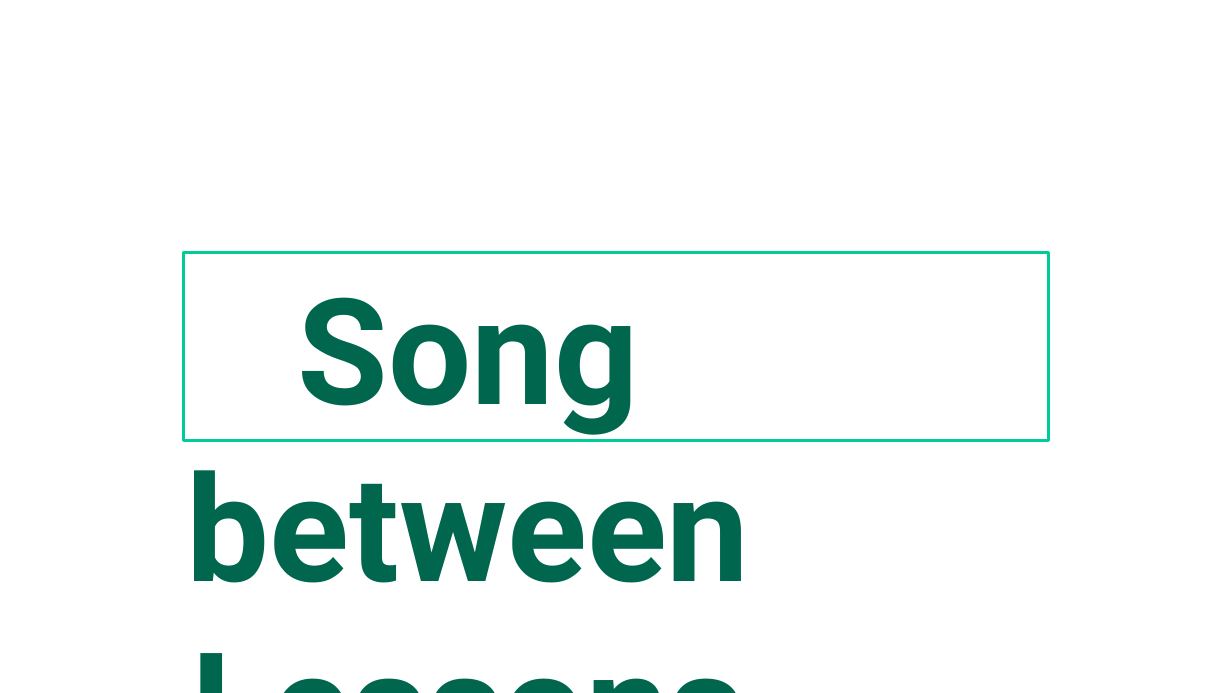
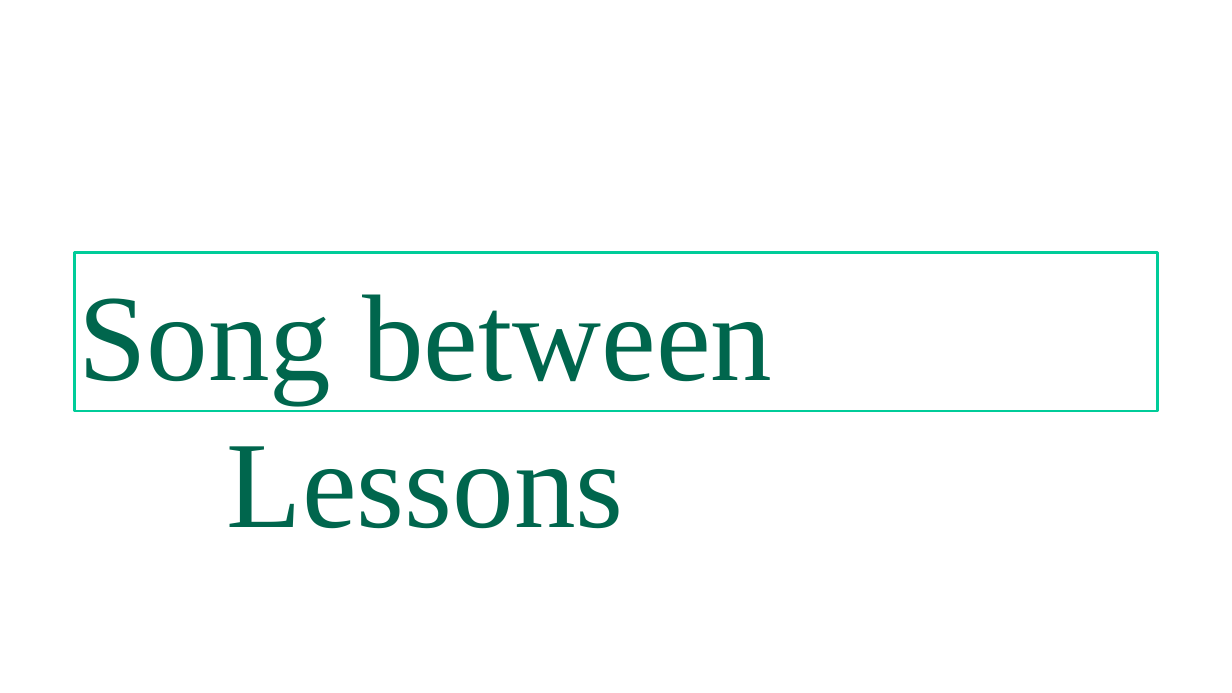
Before and after one commit to gijocode/Church_PPT_Utility, a slide deck: slide 5 of templates/english_service_template.pptx. Drawn at 1232x693 pixels with LibreOffice and Linux fonts; fonts in the diff are those of the drawing. Boxes give left, top, right and bottom in pixels: in the first picture for what was removed or moved away, otherwise in the second. Text is boxed around its words. In the diff, an @@ line names an element or a change of style, - is before the commit and + after.

```diff
--- a/templates/english_service_template.pptx
+++ b/templates/english_service_template.pptx
@@ rectangle "Song between Lessons": place and size @@
-rectangle "Song between Lessons" at [183,252,1049,441]
+rectangle "Song between Lessons" at [75,252,1158,411]
@@ rectangle "Song between Lessons" at [75,252,1158,411]: size 115 to 96 pt, font Roboto to Times New Roman, bold off @@
```
Also in this commit, not shown: 13 other slides changed, 1 other file.
